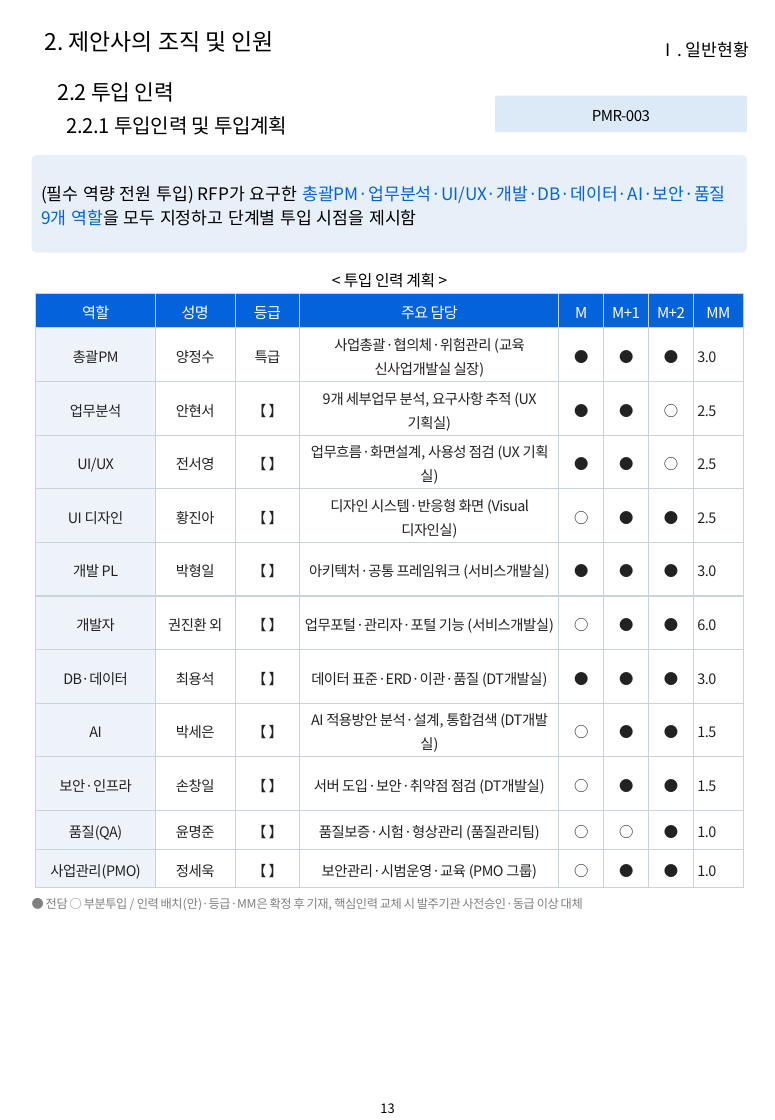
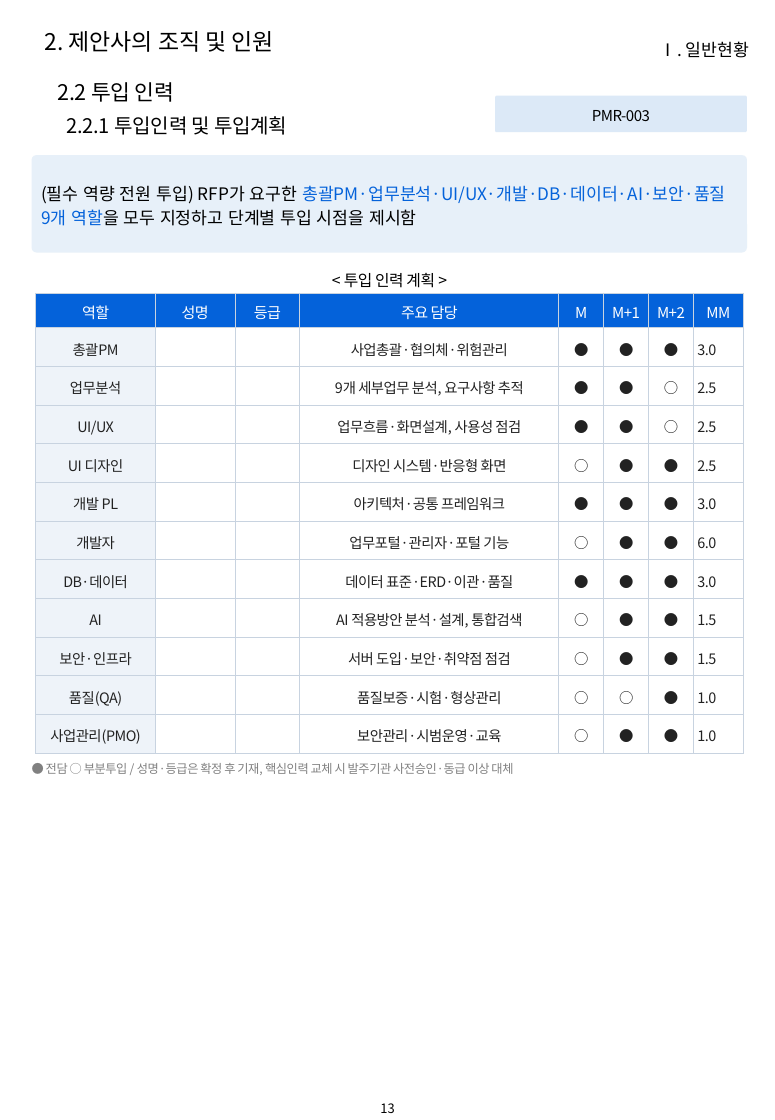
Before and after one commit to hwangsteeve-tech/hbjw, a slide deck: slide 13 of proposals/2026-10_pnu-ai-platform/pnu_proposal.pptx. Drawn at 775x1120 pixels with LibreOffice and Linux fonts; fonts in the diff are those of the drawing; background and template pictures are left out. Boxes give left, top, right and bottom in pixels: in the first picture for what was removed or moved away, otherwise in the second. Text is boxed around its words. In the diff, an @@ line names an element or a change of style, - is before the commit and + after.

```diff
--- a/proposals/2026-10_pnu-ai-platform/pnu_proposal.pptx
+++ b/proposals/2026-10_pnu-ai-platform/pnu_proposal.pptx
@@ table at bbox=[36, 292, 743, 752] @@
-row 2: 총괄PM | 양정수 | 특급 | 사업총괄·협의체·위험관리 (교육 신사업개발실 실장) | ● | ● | ● | 3.0
+row 2: 총괄PM |  |  | 사업총괄·협의체·위험관리 | ● | ● | ● | 3.0
-row 3: 업무분석 | 안현서 | 【 】 | 9개 세부업무 분석, 요구사항 추적 (UX 기획실) | ● | ● | ○ | 2.5
+row 3: 업무분석 |  |  | 9개 세부업무 분석, 요구사항 추적 | ● | ● | ○ | 2.5
-row 4: UI/UX | 전서영 | 【 】 | 업무흐름·화면설계, 사용성 점검 (UX 기획실) | ● | ● | ○ | 2.5
+row 4: UI/UX |  |  | 업무흐름·화면설계, 사용성 점검 | ● | ● | ○ | 2.5
-row 5: UI 디자인 | 황진아 | 【 】 | 디자인 시스템·반응형 화면 (Visual 디자인실) | ○ | ● | ● | 2.5
+row 5: UI 디자인 |  |  | 디자인 시스템·반응형 화면 | ○ | ● | ● | 2.5
-row 6: 개발 PL | 박형일 | 【 】 | 아키텍처·공통 프레임워크 (서비스개발실) | ● | ● | ● | 3.0
+row 6: 개발 PL |  |  | 아키텍처·공통 프레임워크 | ● | ● | ● | 3.0
-row 7: 개발자 | 권진환 외 | 【 】 | 업무포털·관리자·포털 기능 (서비스개발실) | ○ | ● | ● | 6.0
+row 7: 개발자 |  |  | 업무포털·관리자·포털 기능 | ○ | ● | ● | 6.0
-row 8: DB·데이터 | 최용석 | 【 】 | 데이터 표준·ERD·이관·품질 (DT개발실) | ● | ● | ● | 3.0
+row 8: DB·데이터 |  |  | 데이터 표준·ERD·이관·품질 | ● | ● | ● | 3.0
-row 9: AI | 박세은 | 【 】 | AI 적용방안 분석·설계, 통합검색 (DT개발실) | ○ | ● | ● | 1.5
+row 9: AI |  |  | AI 적용방안 분석·설계, 통합검색 | ○ | ● | ● | 1.5
-row 10: 보안·인프라 | 손창일 | 【 】 | 서버 도입·보안·취약점 점검 (DT개발실) | ○ | ● | ● | 1.5
+row 10: 보안·인프라 |  |  | 서버 도입·보안·취약점 점검 | ○ | ● | ● | 1.5
-row 11: 품질(QA) | 윤명준 | 【 】 | 품질보증·시험·형상관리 (품질관리팀) | ○ | ○ | ● | 1.0
+row 11: 품질(QA) |  |  | 품질보증·시험·형상관리 | ○ | ○ | ● | 1.0
-row 12: 사업관리(PMO) | 정세욱 | 【 】 | 보안관리·시범운영·교육 (PMO 그룹) | ○ | ● | ● | 1.0
+row 12: 사업관리(PMO) |  |  | 보안관리·시범운영·교육 | ○ | ● | ● | 1.0
@@ text at bbox=[46, 763, 513, 775]: text changed @@
-● 전담 ○ 부분투입 / 인력 배치(안)·등급·MM은 확정 후 기재, 핵심인력 교체 시 발주기관 사전승인·동급 이상 대체
+● 전담 ○ 부분투입 / 성명·등급은 확정 후 기재, 핵심인력 교체 시 발주기관 사전승인·동급 이상 대체
```
Also in this commit, not shown: 1 other slide changed, 1 other file.
